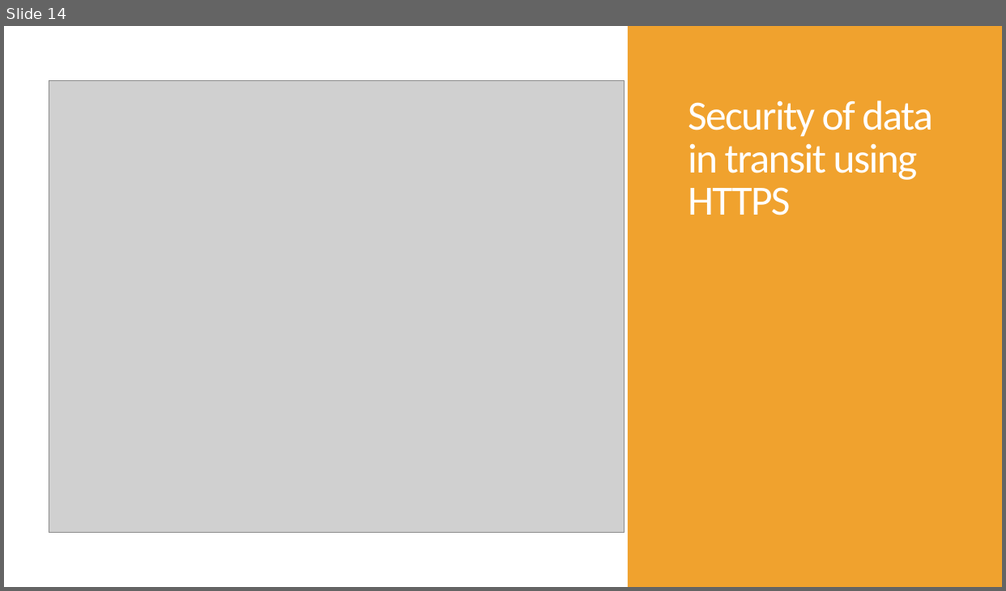
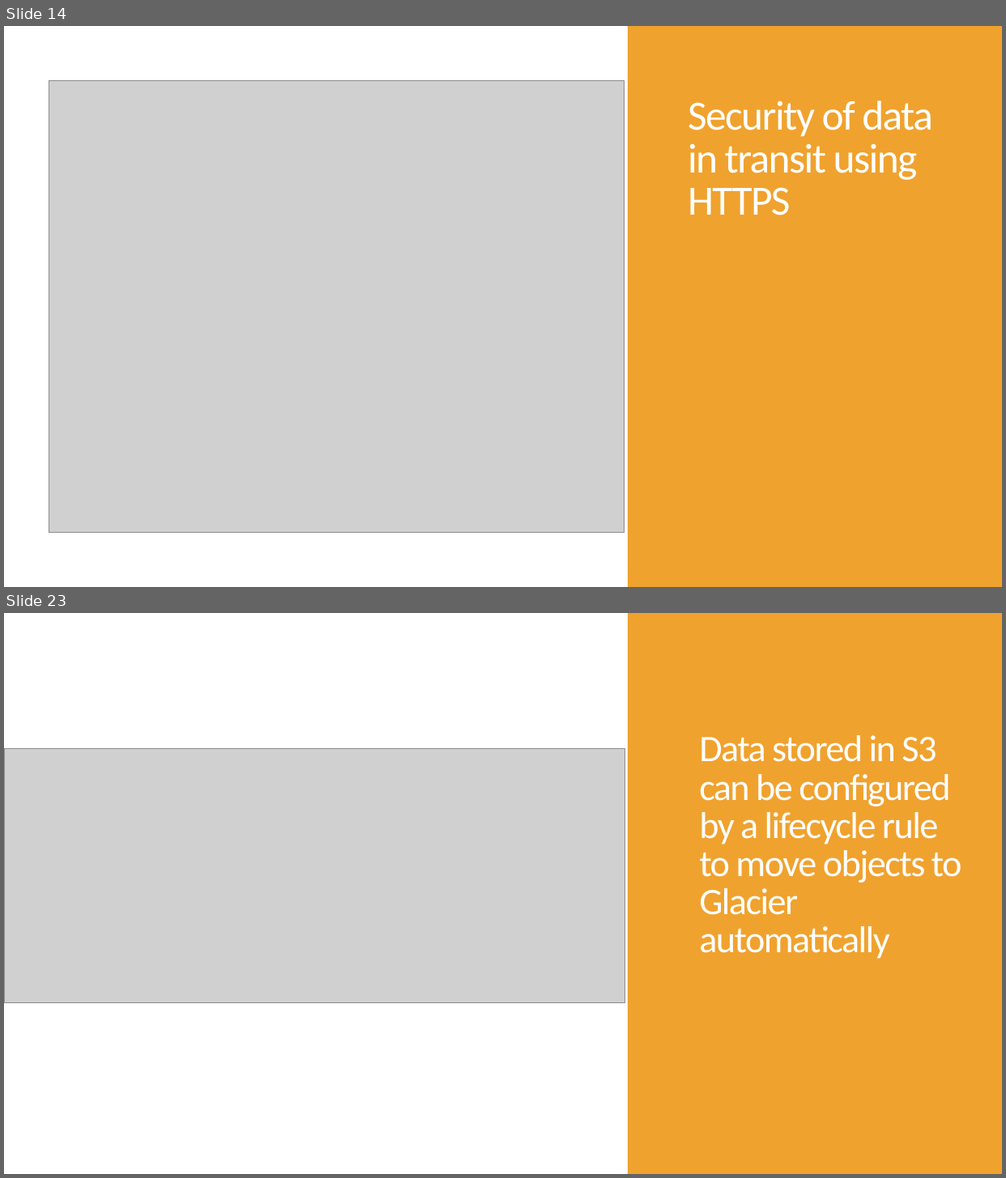
Before and after one commit to damoco/aws-interview-assignment2, a slide deck: Assignment #2 - proposal.pptx. Shown one above the other, each under a label of ours: slide 14 before the commit, slides 14 and 23 after it; the slides between them are not shown. The pictures are 1006x591 and 1006x1178 pixels, drawn with LibreOffice and Linux fonts; fonts in the diff are those of the drawing; grey boxes stand for pictures. Boxes give left, top, right and bottom in pixels: in the first picture for what was removed or moved away, otherwise in the second. Text is boxed around its words. In the diff, an @@ line names an element or a change of style, - is before the commit and + after.

```diff
--- a/Assignment #2 - proposal.pptx
+++ b/Assignment #2 - proposal.pptx
@@ slide 23 added at (x1=4, y1=613, x2=1002, y2=1174), background #FFFFFF; not listed: 1 template element that a slide beside it also shows @@
@@ picture added at (x1=4, y1=749, x2=624, y2=1003) @@
@@ title added at (x1=699, y1=735, x2=962, y2=959), 36 pt, text #FFFFFF @@
+Data stored in S3 can be configured by a lifecycle rule to move objects to Glacier automatically
```
Also in this commit, not shown: 6 slides changed, 11 other slides added, 2 slides removed.
